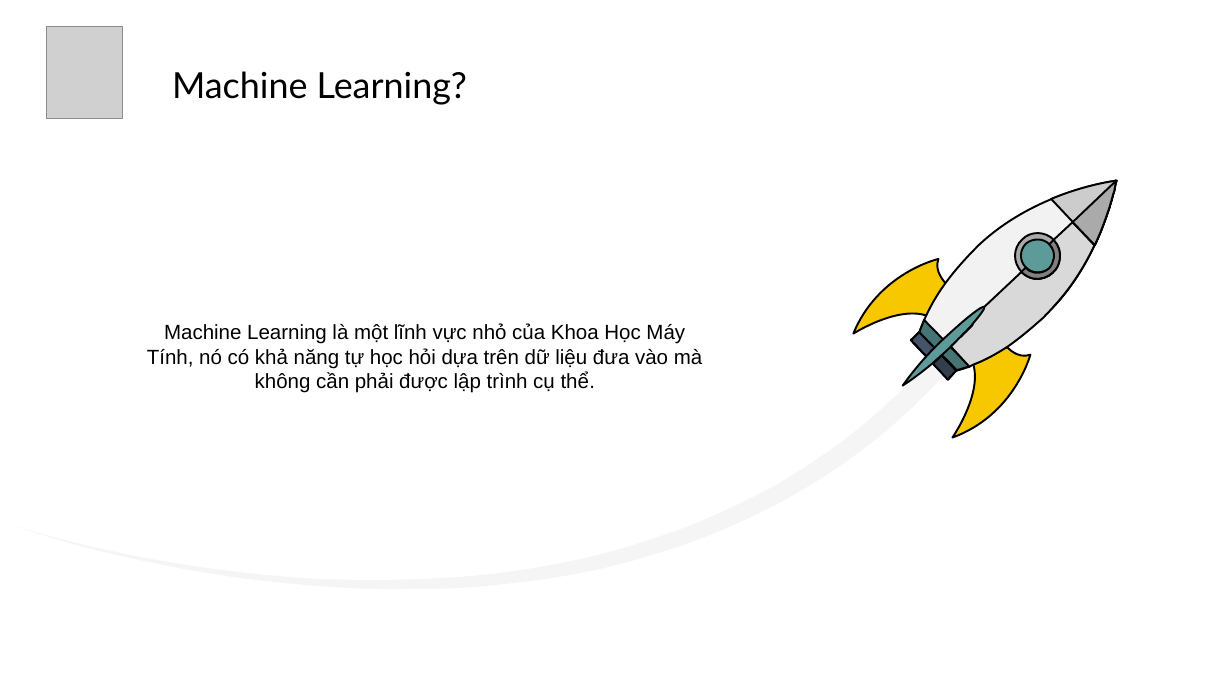
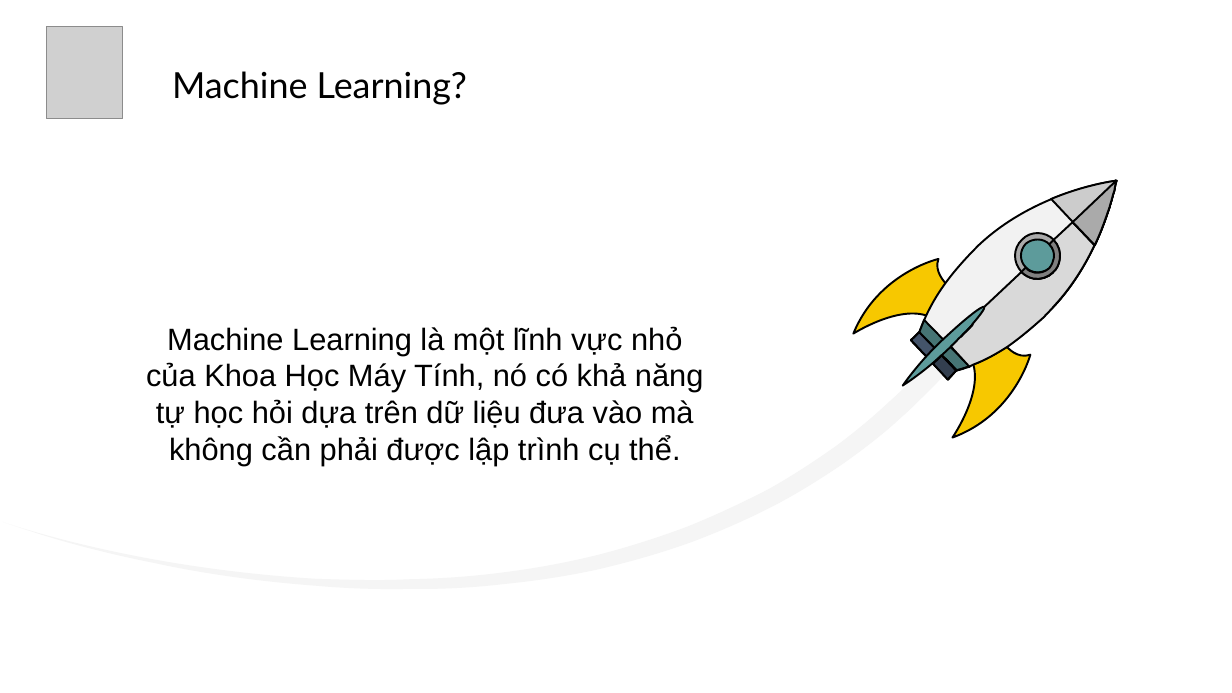
Before and after one commit to canqpham/machine_learning, a slide deck: slide 5 of EndReport-Male-slide.pptx. Drawn at 1232x693 pixels with LibreOffice and Linux fonts; fonts in the diff are those of the drawing; grey boxes stand for pictures. Boxes give left, top, right and bottom in pixels: in the first picture for what was removed or moved away, otherwise in the second. Text is boxed around its words. In the diff, an @@ line names an element or a change of style, - is before the commit and + after.

```diff
--- a/EndReport-Male-slide.pptx
+++ b/EndReport-Male-slide.pptx
@@ text "Machine Learning là một lĩnh ..." at (146, 326, 704, 466): size 16 to 24 pt @@
```
Also in this commit, not shown: 5 other slides changed, 2 slides added.
